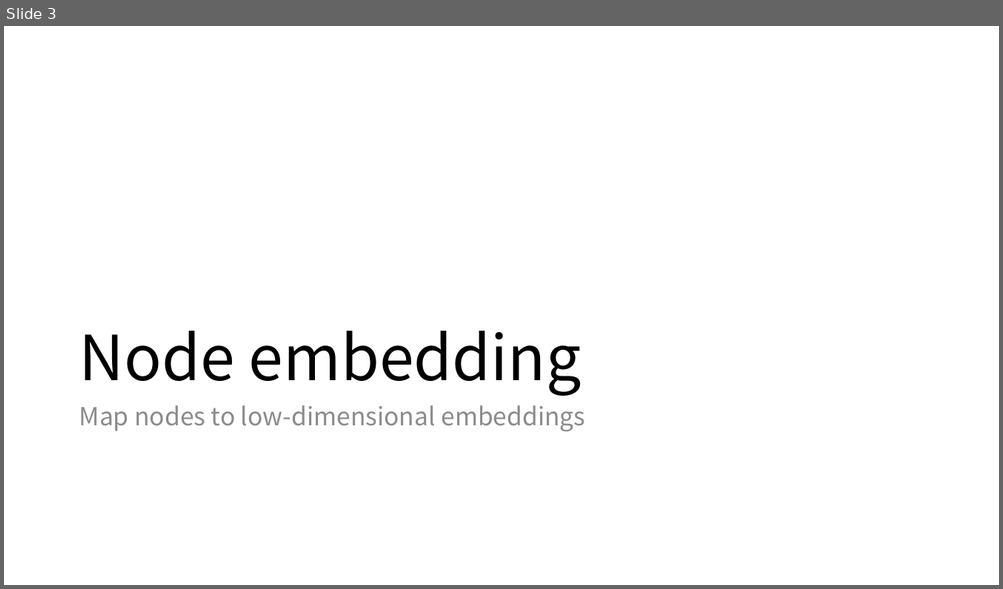
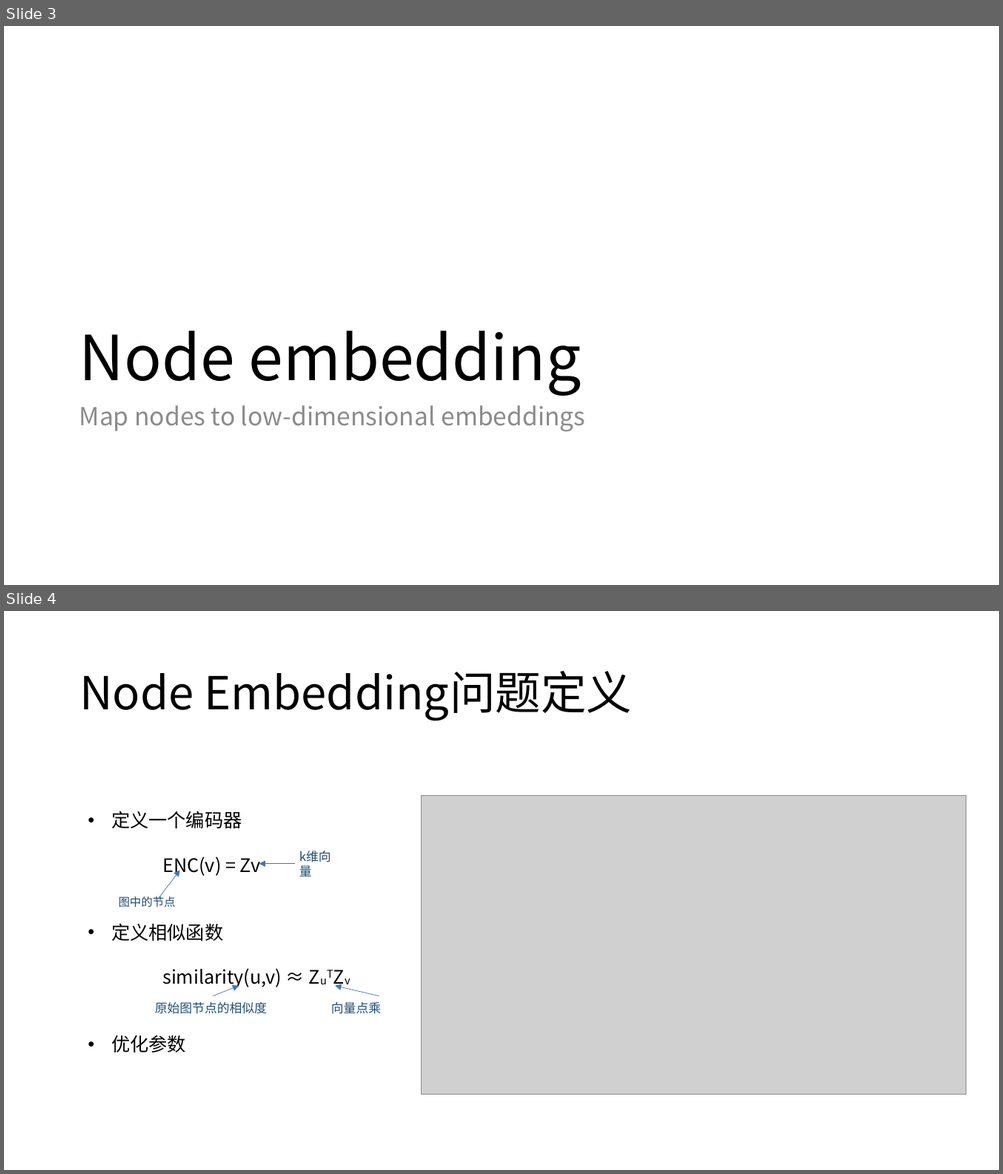
Before and after one commit to shmilysyq/rcmd_paper, a slide deck: embedding/graph embedding/Representation Learning on Graphs.pptx. Shown one above the other, each under a label of ours: slide 3 before the commit, slides 3 and 4 after it. The pictures are 1003x589 and 1003x1174 pixels, drawn with LibreOffice and Linux fonts; fonts in the diff are those of the drawing; grey boxes stand for pictures. Boxes give left, top, right and bottom in pixels: in the first picture for what was removed or moved away, otherwise in the second. Text is boxed around its words. In the diff, an @@ line names an element or a change of style, - is before the commit and + after.

Commit message:
update

```diff
--- a/embedding/graph embedding/Representation Learning on Graphs.pptx
+++ b/embedding/graph embedding/Representation Learning on Graphs.pptx
@@ slide 4 added at [4, 611, 999, 1170], background #FFFFFF @@
@@ title added at [79, 671, 632, 721], 44 pt, text #000000 @@
+Node Embedding问题定义
@@ picture added at [421, 795, 966, 1094] @@
@@ text added at [111, 811, 282, 1053], 18 pt, text #000000 @@
+• 定义一个编码器
+ENC(v) = Zv
+• 定义相似函数
+similarity(u,v) ≈ ZuTZv
+• 优化参数
@@ text added at [295, 852, 347, 875], 12 pt, text #1F4E79 @@
+k维向量
@@ arrow added from (156, 902) to (180, 871), #4472C4 0.5 pt @@
@@ arrow added from (295, 864) to (259, 864), #4472C4 0.5 pt @@
@@ text added at [119, 894, 176, 908], 11 pt, text #1F4E79 @@
+图中的节点
@@ arrow added from (213, 997) to (239, 986), #4472C4 0.5 pt @@
@@ arrow added from (379, 997) to (336, 986), #4472C4 0.5 pt @@
@@ text added at [155, 1002, 267, 1014], 12 pt, text #1F4E79 @@
+原始图节点的相似度
@@ text added at [331, 1002, 381, 1014], 12 pt, text #1F4E79 @@
+向量点乘
```
Also in this commit, not shown: 23 other slides added.
